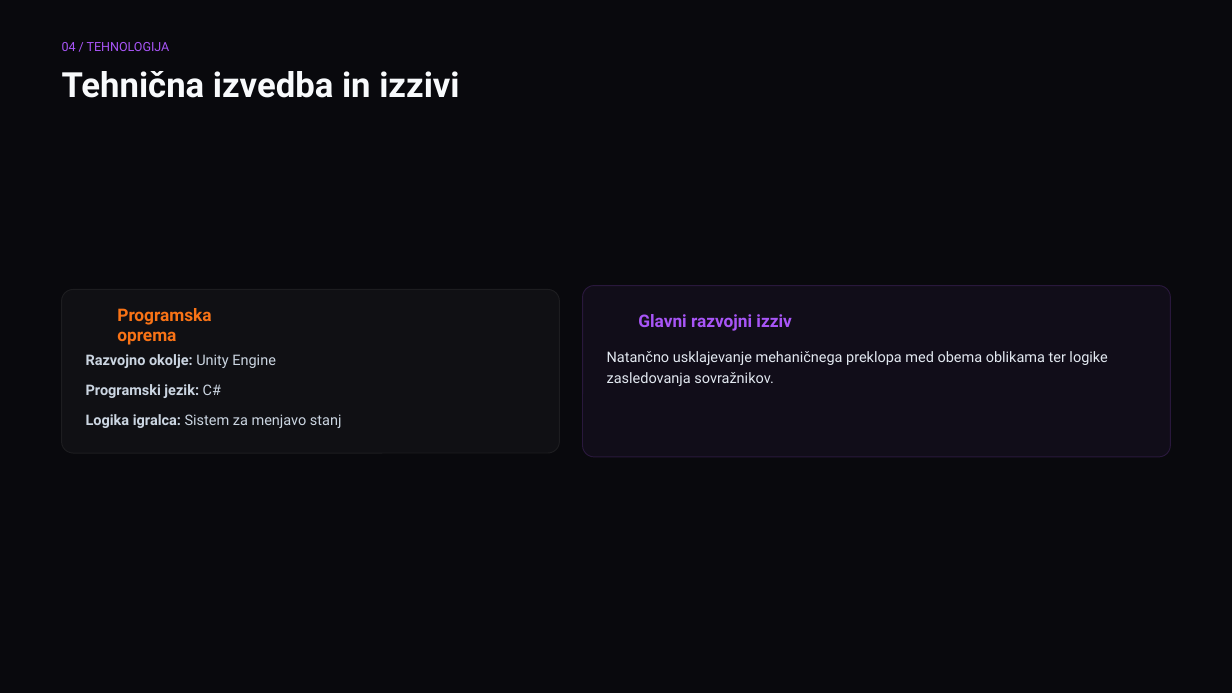
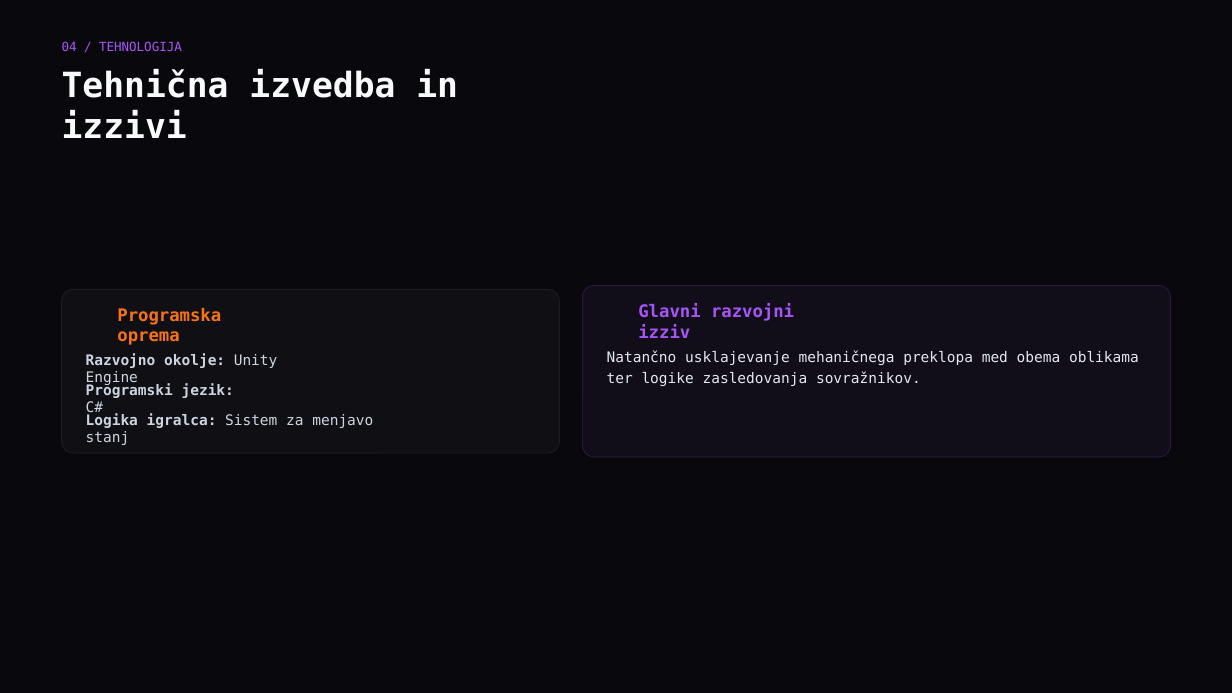
Before and after one commit to ErikOpresnikHercog/Half-Time-Ghost, a slide deck: slide 7 of Erik_HalfTimeGhost_Predstavitev_Video/Erik_HalfTimeGhost_Predstavitev.pptx. Drawn at 1232x693 pixels with LibreOffice and Linux fonts; fonts in the diff are those of the drawing; background and template pictures are left out. Boxes give left, top, right and bottom in pixels: in the first picture for what was removed or moved away, otherwise in the second. Text is boxed around its words. In the diff, an @@ line names an element or a change of style, - is before the commit and + after.

```diff
--- a/Erik_HalfTimeGhost_Predstavitev_Video/Erik_HalfTimeGhost_Predstavitev.pptx
+++ b/Erik_HalfTimeGhost_Predstavitev_Video/Erik_HalfTimeGhost_Predstavitev.pptx
@@ font Roboto to DejaVu Sans Mono in 8 elements at [607, 350, 1139, 386], [117, 308, 221, 345], [62, 41, 182, 51], [62, 69, 458, 138], [86, 413, 373, 445], [86, 353, 278, 386], [638, 303, 794, 338], [86, 383, 234, 416] @@
```
Also in this commit, not shown: 7 other slides changed.
